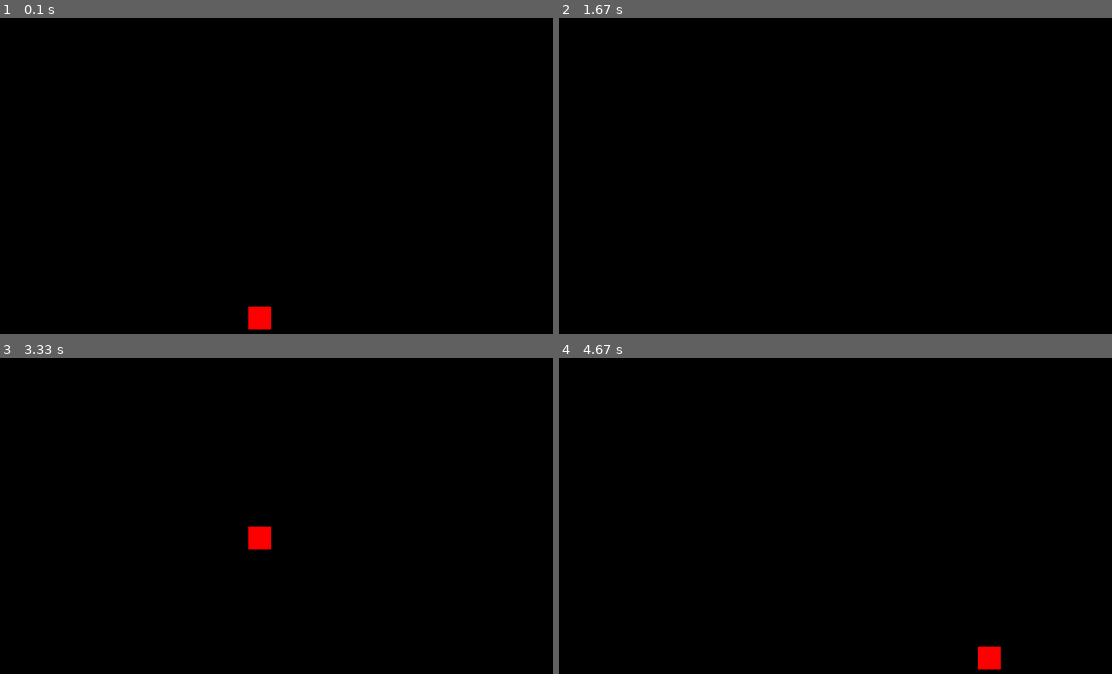
Above: before the commit, frames 1-4 (two rows, left to right).
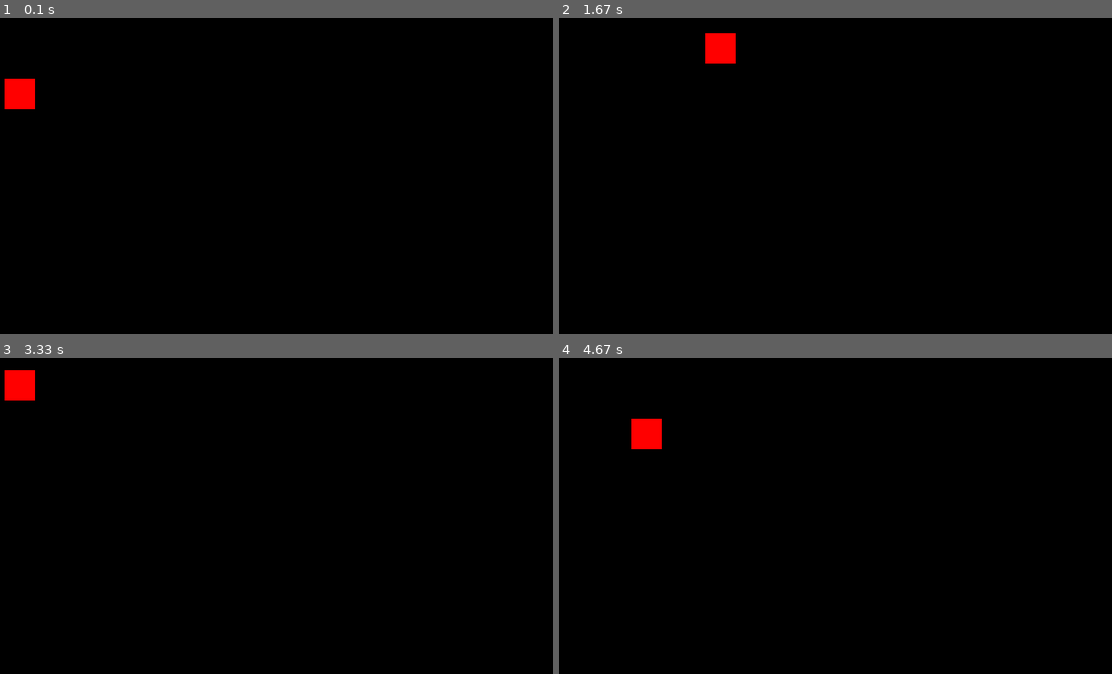
Above: after the commit, the same moments.

Repository: Equipe-Rocket-ES2024/PSA
Game: pygame game, started from main.py
The game is run twice, just before and just after one commit, with the same random seed, the same clock (stepped at 60 frames per second) and the same inputs.
Inputs:
- Up to frame 1 (0.1 s): no input
- Up to frame 2 (1.67 s): hold Right 0.33-0.8 s; hold Up 0.83-1.13 s; hold Right 1.17-1.63 s
- Up to frame 3 (3.33 s): hold Left 1.67-2.2 s; hold Down 2.23-2.53 s; hold Left 2.57-2.97 s; hold Up from 3 s (still down)
- Up to frame 4 (4.67 s): release Up at 3.37 s; hold Right 3.4-4.03 s; hold Down 4.07-4.43 s; hold Left from 4.47 s (still down)

The runs differ from the first frame. In frame 1, 0.8% of the frame differs, in the area x 0-50%, y 19-99%; in frame 2, 0.5%; in frame 3, 0.8%; in frame 4, 0.8%.

Commit message:
Correcoes

Diff:
--- a/src/entities/spaceship/spaceship.py
+++ b/src/entities/spaceship/spaceship.py
@@ -7,7 +7,8 @@
 
     def __init__(self, screen: Surface, position: Vector):
         self._screen: Surface = screen
-        self._position = pygame.Vector2(
-            self._screen.get_width() / 2, self._screen.get_height() / 2)
-        self._size = 30
-        self._speed = 0.5
+        # self._position = pygame.Vector2(
+        #     self._screen.get_width() / 2, self._screen.get_height() / 2)
+        self._position = pygame.Vector2(4, 5)
+        self._size = 2
+        self._speed = 10
--- a/src/game/game.py
+++ b/src/game/game.py
@@ -10,6 +10,7 @@
     K_ESCAPE,
     KEYDOWN
 )
+# from src.lib.object.object import Object
 
 
 class Game:
@@ -20,6 +21,8 @@
         self.running = True
         self.screen = self.setup.screen
         self.spaceship = Spaceship(self.screen, None)
+        self.objects = []
+        # self.add_objects(self.spaceship)
 
     def run_game(self):
         clock = pygame.time.Clock()
@@ -45,15 +48,18 @@
             dt = clock.tick(60)
 
             # ALTERAR O CALCULO DE VELOCIDADE
-            self.spaceship._position.x += (keys[K_RIGHT] - keys[K_LEFT]) * self.spaceship._speed * dt
+            self.spaceship._position.x += (keys[K_RIGHT] - keys[K_LEFT]) * self.spaceship._speed * (dt / 1000)
             self.spaceship._position.y += (keys[K_DOWN] - keys[K_UP]) * \
-                self.spaceship._speed * dt
+                self.spaceship._speed * (dt / 1000)
 
             self.screen.fill("black")
 
+            pixel_to_meters = 20
+
             pygame.draw.rect(
                 self.screen, (255, 0, 0),
-                (self.spaceship._position.x,self.spaceship._position.y, self.spaceship._size, self.spaceship._size)
+                (self.spaceship._position.x * pixel_to_meters, self.spaceship._position.y *
+                 pixel_to_meters, self.spaceship._size * pixel_to_meters, self.spaceship._size * pixel_to_meters)
             )
 
             pygame.display.flip()
@@ -61,3 +67,6 @@
 
 
         pygame.display.quit()
+
+    # def add_objects(self, object: Object):
+    #     self.objects.append(object)
--- a/src/lib/vector/vector.py
+++ b/src/lib/vector/vector.py
@@ -3,20 +3,20 @@
 class Vector:
 
     def __init__(self) -> None:
-        self.position_x: int = 0
-        self.position_y: int = 0
+        self.x: float = 0
+        self.y: float = 0
 
-    def set_position_x(self, position) -> None:
-        self.position_x = position
+    def set_x(self, x) -> None:
+        self.x = x
 
-    def get_position_x(self) -> int:
-        return self.position_x
+    def get_x(self) -> float:
+        return self.x
 
-    def set_position_y(self, position) -> None:
-        self.position_y = position
+    def set_y(self, position) -> None:
+        self.y = position
 
-    def get_position_y(self) -> int:
-        return self.position_y
+    def get_y(self) -> float:
+        return self.y
 
-    def get_final_position(self) -> Tuple[int]:
-        return (self.position_x, self.position_y)
+    def get_tuple(self) -> Tuple[float]:
+        return (self.x, self.y)
